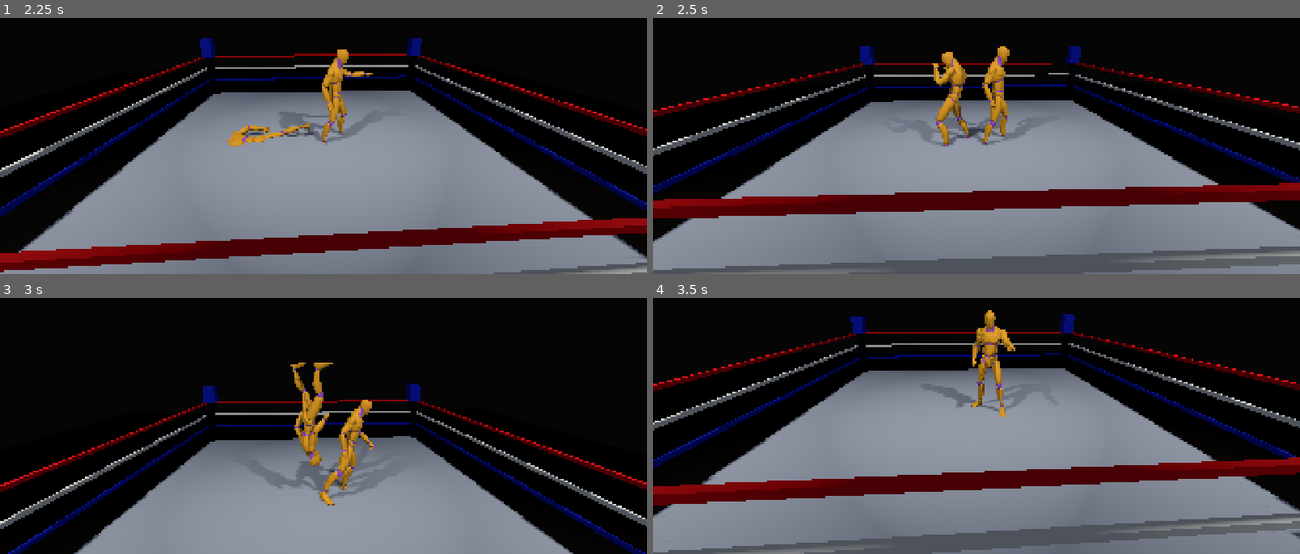
Above: before the commit, frames 1-4 (two rows, left to right).
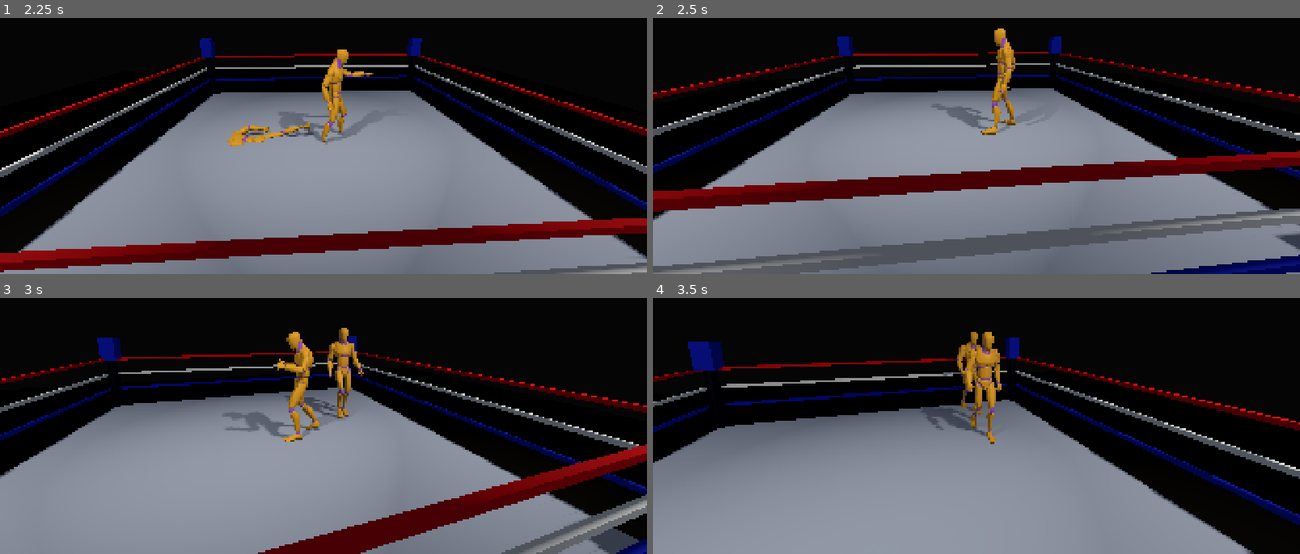
Above: after the commit, the same moments.

Repository: denhamd2/aegis
Game: Godot game, scene res://scenes/match.tscn
The game is run twice, just before and just after one commit, with the same random seed, the same clock (stepped at 60 frames per second) and the same inputs.
Inputs:
- Up to frame 1 (2.25 s): hold D (move_right) 0.53-1.28 s; tap K (grapple) at 0.6, 1.55, 2.1 s; tap J (strike) at 0.8, 1.35 s; hold S (move_down) 1.28-2.03 s; hold D (move_right) from 2.03 s (still down)
- Up to frame 2 (2.5 s): keep holding D (move_right); tap J (strike) at 2.3 s
- Up to frame 3 (3 s): release D (move_right) at 2.78 s; hold W (move_up) from 2.78 s (still down); tap L (reversal) at 2.85 s
- Up to frame 4 (3.5 s): keep holding W (move_up); tap K (grapple) at 3.05 s

Frame 1 is identical in both runs. In frame 2, 38% of the frame differs, in the area x 0-100%, y 4-100%; in frame 3, 39%; in frame 4, 45%.

Commit message:
Fix: every landed grapple dealt zero damage
WrestlerController._resolve_grapple_move() put the defender into
MOVE_EXEC (required to legally reach HIT_REACT/DOWN from GRAPPLE_HOLD)
and then queued the hit through _pending_hits, the same deferred path
strikes use. MatchReferee._resolve_pending_hits() checks the target's
own current state against UNHITTABLE_STATES before applying damage,
and MOVE_EXEC is on that list for an unrelated reason (protecting a
wrestler already mid-strike-startup from a second simultaneous hit).
Since the defender was sitting in the MOVE_EXEC we'd just put them in,
every queued grapple hit was silently dropped the instant it was
queued.

Confirmed via an instrumented run of the real match scene (not a
direct-invocation harness): tie-up -> grapple resolves every ~65
ticks, forever, with b_pending cycling 1->0 each time while b_dmg
stayed 0.0 for the full 3600-tick window. Combined with the AI staying
permanently within tie_up_range after the first successful tie-up (so
it has no distance-triggered reason to strike again), no match could
ever push damage toward the 200 needed for a knockdown.

Fixed by applying the defender's damage directly and driving the
HIT_REACT/DOWN follow-up in _resolve_grapple_move() itself, bypassing
_pending_hits — that queue exists so MatchReferee can arbitrate two
wrestlers hitting each other the same tick regardless of node order,
which doesn't apply to a grapple's single already-resolved attacker.

7/7 unit tests pass. Re-verified with the same instrumented method:
damage now climbs 28/56/84/112 across four consecutive landed grapples
(28 matches grapple_suplex.tres's own damage fields exactly), with the
defender correctly cycling MOVE_EXEC -> HIT_REACT -> IDLE instead of
snapping back to IDLE untouched.

Co-Authored-By: Claude Sonnet 5 <noreply@anthropic.com>
Claude-Session: https://claude.ai/code/session_014FrePquMKRRVTcBmQuSTE6

Diff:
--- a/game/core/match/wrestler_controller.gd
+++ b/game/core/match/wrestler_controller.gd
@@ -412,8 +412,27 @@
 	# lockstep) so it must also be in MOVE_EXEC before taking a hit reaction —
 	# GRAPPLE_HOLD -> HIT_REACT/DOWN is not a legal transition on its own.
 	opponent.fsm.transition_to(WrestlerFSM.State.MOVE_EXEC)
-	_apply_move_to_opponent(move)
+	move_landed.emit(self, opponent, move)
+	combat.apply_momentum(move)
+	# Applied directly rather than through _apply_move_to_opponent's
+	# _pending_hits queue: that queue exists so MatchReferee can arbitrate
+	# two wrestlers striking each other the *same* tick regardless of
+	# scene-tree node order — irrelevant here, a grapple has one
+	# deterministic attacker already fully resolved. Routing through it
+	# broke every grapple: _resolve_pending_hits() checks the defender's
+	# *own* current state before applying, and the MOVE_EXEC transition
+	# just above (required to legally reach HIT_REACT/DOWN from
+	# GRAPPLE_HOLD) is also, for an unrelated reason, in UNHITTABLE_STATES
+	# (protecting a wrestler already mid-strike-startup from a second
+	# simultaneous hit) — so every queued grapple hit was silently dropped
+	# the instant it was queued, damage never accumulated, and a match
+	# never progressed past tie-up -> grapple -> repeat.
+	opponent.combat.apply_damage(move)
 	fsm.transition_to(WrestlerFSM.State.IDLE)
+	if opponent.combat.total_damage() >= CombatSystem.MAX_LIMB_DAMAGE * 2.0:
+		opponent._go_down()
+	else:
+		opponent._start_move(WrestlerFSM.State.HIT_REACT, opponent._timed_stub(HIT_REACT_TICKS))
 
 func _go_down() -> void:
 	if fsm.current_state == WrestlerFSM.State.HIT_REACT or fsm.is_in([WrestlerFSM.State.IDLE, WrestlerFSM.State.LOCOMOTION, WrestlerFSM.State.RUN, WrestlerFSM.State.STRIKE]):
Not shown, changed: README.md
